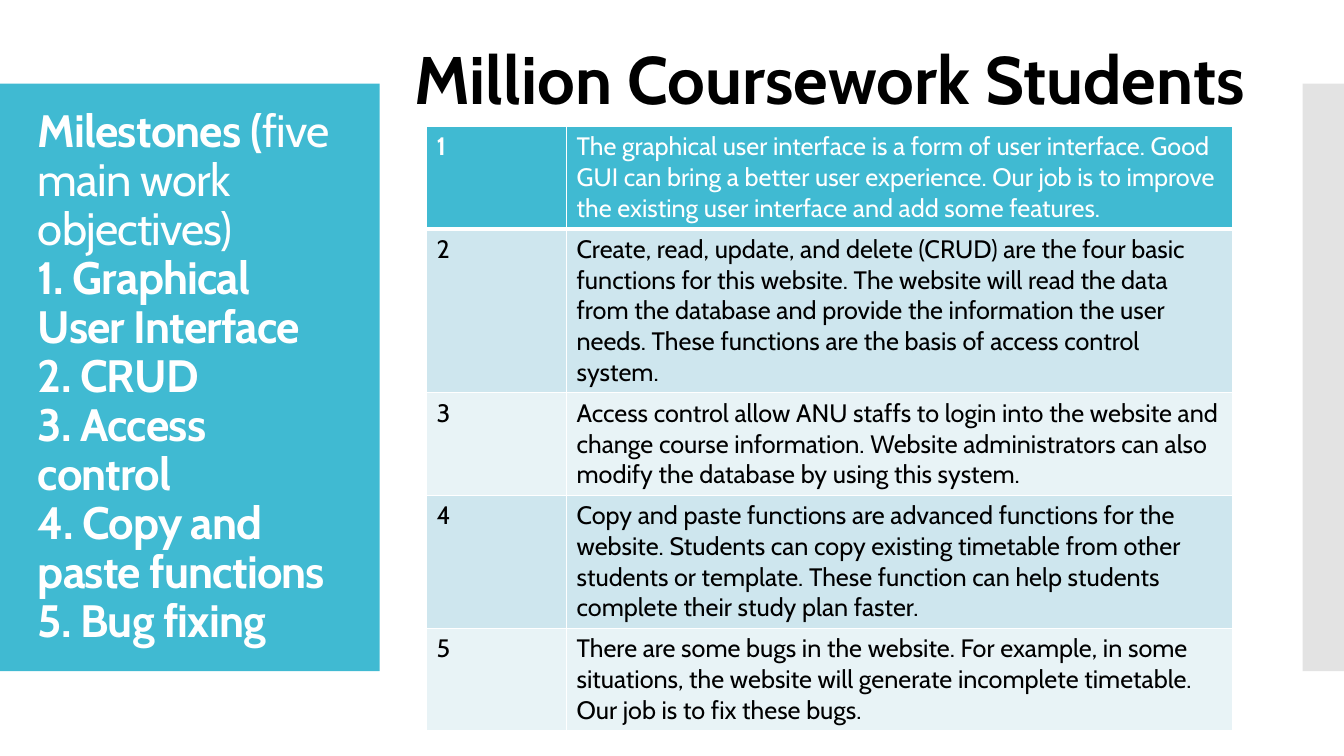
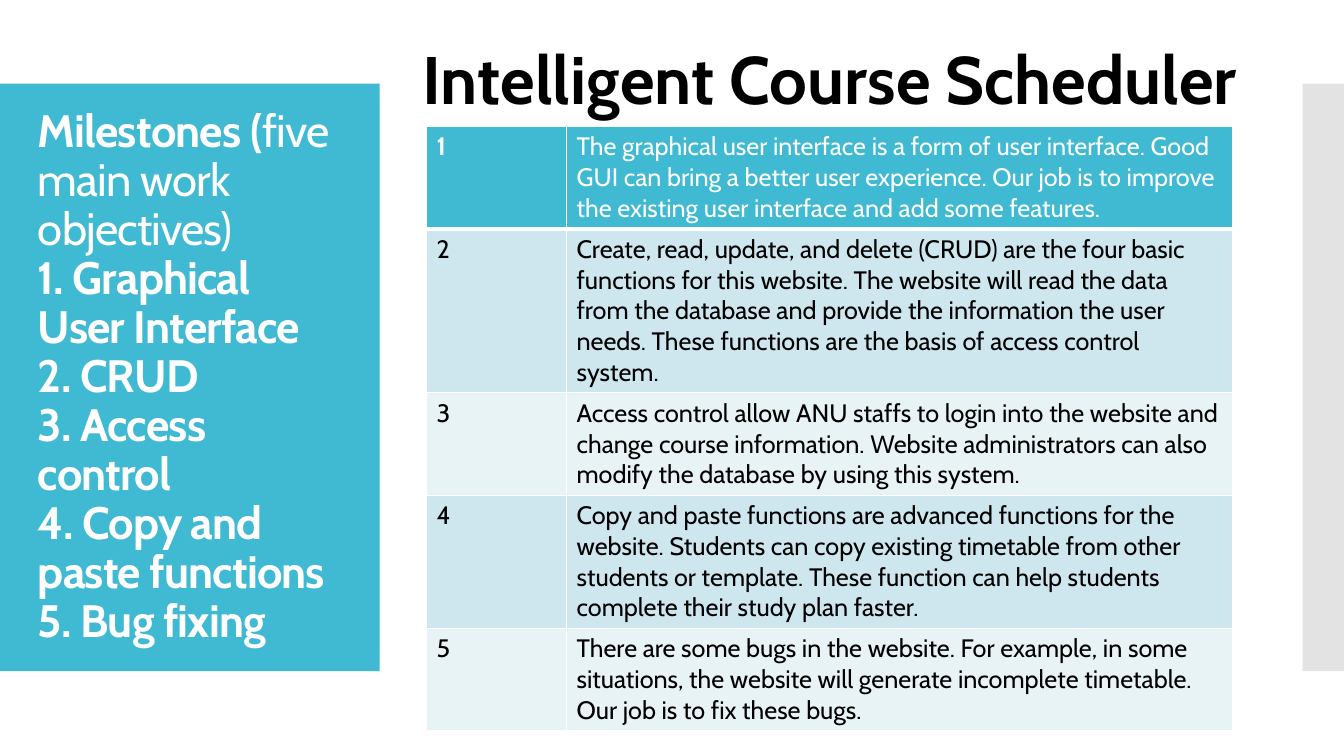
Before and after one commit to million-coursework/million-coursework, a slide deck: slide 5 of Documentation/Audit1/Million Coursework Stuednts(temp).pptx (slide 3 before the commit). Drawn at 1344x756 pixels with LibreOffice and Linux fonts; fonts in the diff are those of the drawing. Boxes give left, top, right and bottom in pixels: in the first picture for what was removed or moved away, otherwise in the second. Text is boxed around its words. In the diff, an @@ line names an element or a change of style, - is before the commit and + after.

```diff
--- a/Documentation/Audit1/Million Coursework Stuednts(temp).pptx
+++ b/Documentation/Audit1/Million Coursework Stuednts(temp).pptx
@@ text at box(422, 53, 1237, 120): text changed @@
-Million Coursework Students
+Intelligent Course Scheduler
```
Also in this commit, not shown: 4 other slides changed, 11 slides added, 1 slide removed.
